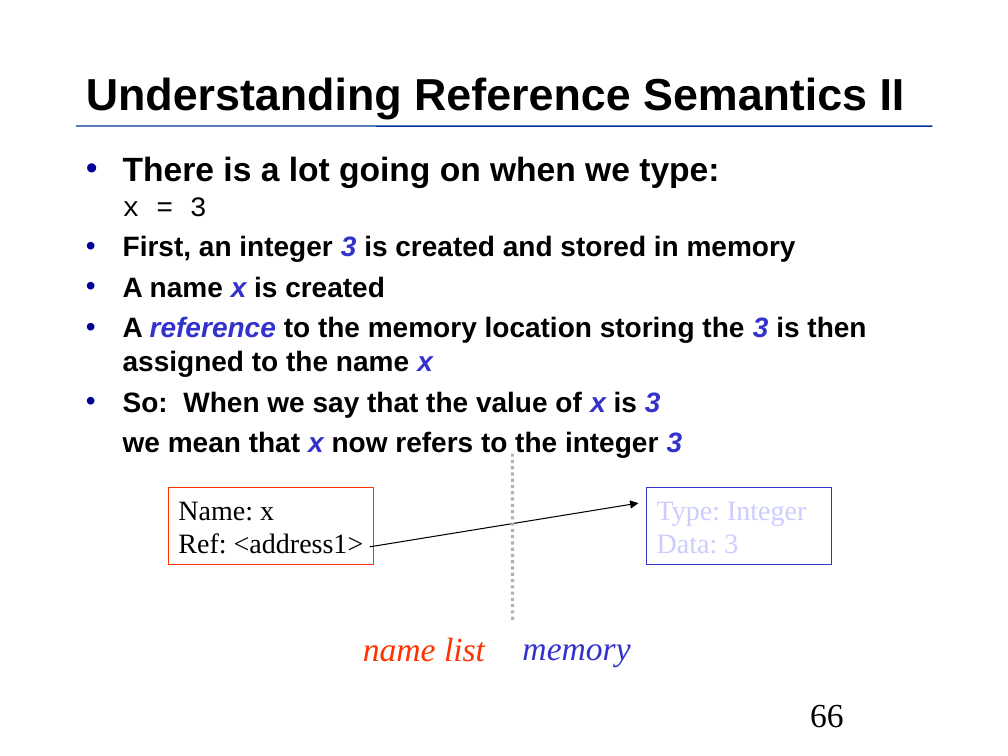
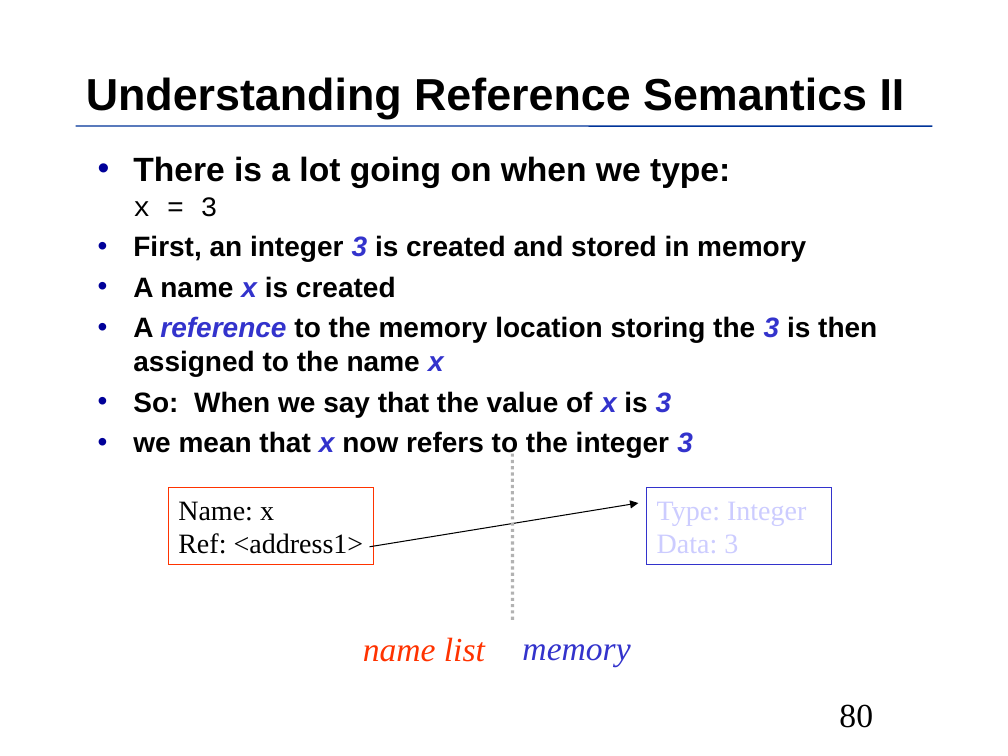
Before and after one commit to MPIDS/Python-Course, a slide deck: slide 80 of 01-basics/Talk/Python-Introduction.odp (slide 66 before the commit). Drawn at 1008x756 pixels with LibreOffice and Linux fonts; fonts in the diff are those of the drawing. Boxes give left, top, right and bottom in pixels: in the first picture for what was removed or moved away, otherwise in the second. Text is boxed around its words. In the diff, an @@ line names an element or a change of style, - is before the commit and + after.

```diff
--- a/01-basics/Talk/Python-Introduction.odp
+++ b/01-basics/Talk/Python-Introduction.odp
@@ text "There is a lot going ..." at (133, 156, 877, 457): indent changed; bullet none to • @@
@@ line removed from (76, 126) to (932, 126) @@
@@ freeform shape added at (76, 126, 932, 126), outline #003399 0.99 pt @@
@@ line removed from (512, 454) to (513, 622) @@
@@ freeform shape added at (512, 454, 512, 622), outline #B2B2B2 2.24 pt @@
@@ page number at (839, 704, 873, 728): text changed @@
-66
+80
```
Also in this commit, not shown: 104 other slides changed, 5 slides added, 4 other files.
